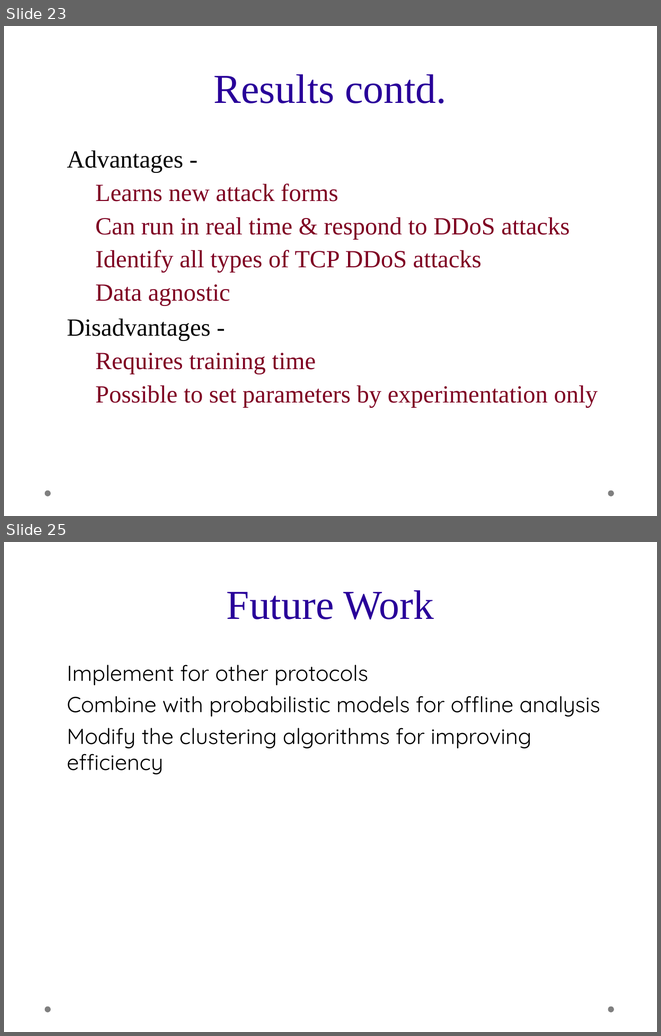
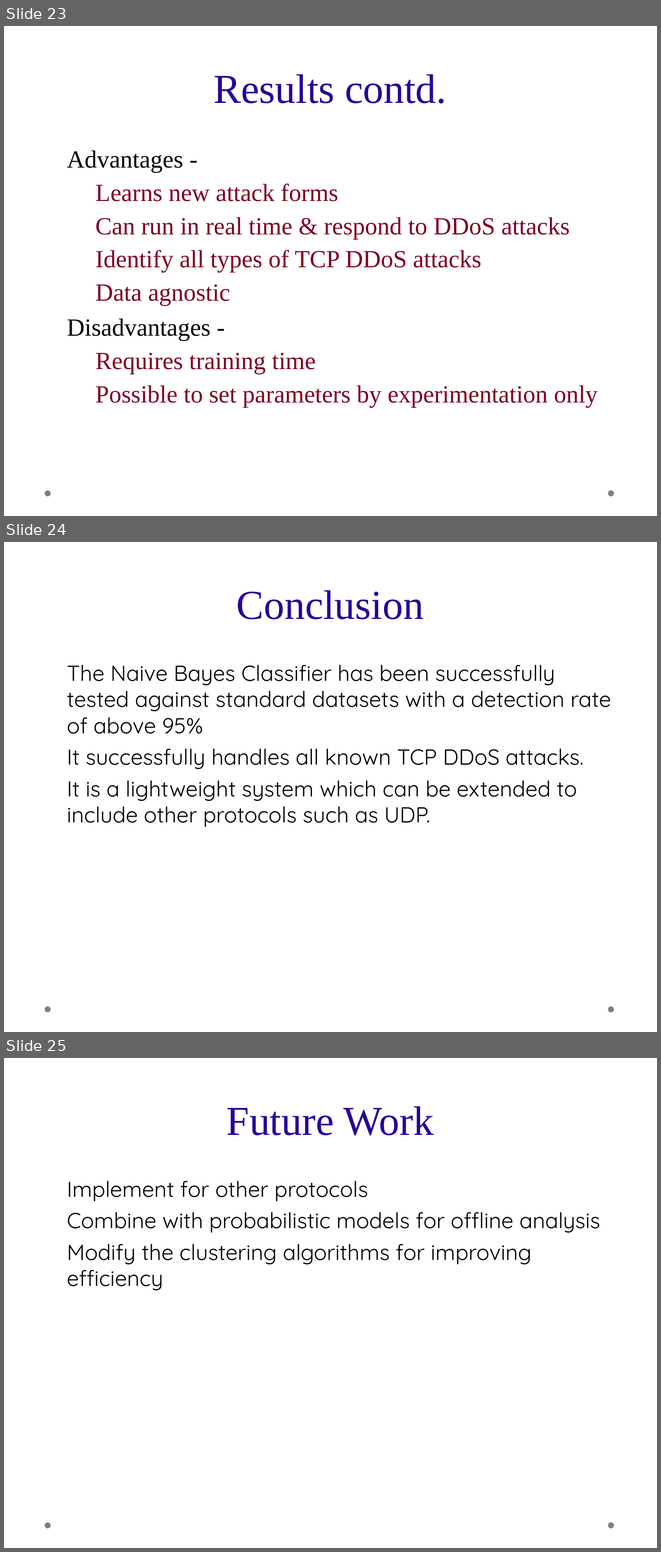
Before and after one commit to mahidharc/drdo.ids, a slide deck: presentation.odp. Shown one above the other, each under a label of ours: slides 23 and 25 before the commit, slides 23, 24 and 25 after it; the slides between them are not shown. The pictures are 661x1036 and 661x1552 pixels, drawn with LibreOffice and Linux fonts; fonts in the diff are those of the drawing; background and template pictures are left out. Boxes give left, top, right and bottom in pixels: in the first picture for what was removed or moved away, otherwise in the second. Text is boxed around its words. In the diff, an @@ line names an element or a change of style, - is before the commit and + after.

```diff
--- a/presentation.odp
+++ b/presentation.odp
@@ slide 24 added at box(4, 542, 657, 1032), background picture (left out); not listed: 2 template elements that a slide beside it also shows @@
@@ title added at box(237, 590, 424, 619), 50 pt, text #280099 @@
+Conclusion
@@ text added at box(67, 664, 611, 827), 26.5 pt, text #000000 @@
+◆ The Naive Bayes Classifier has been successfully tested against standard datasets with a detection rate of above 95%
+◆ It successfully handles all known TCP DDoS attacks.
+◆ It is a lightweight system which can be extended to include other protocols such as UDP.
```
Also in this commit, not shown: 6 slides changed, 2 other slides added, 3 slides removed, 14 other files.
